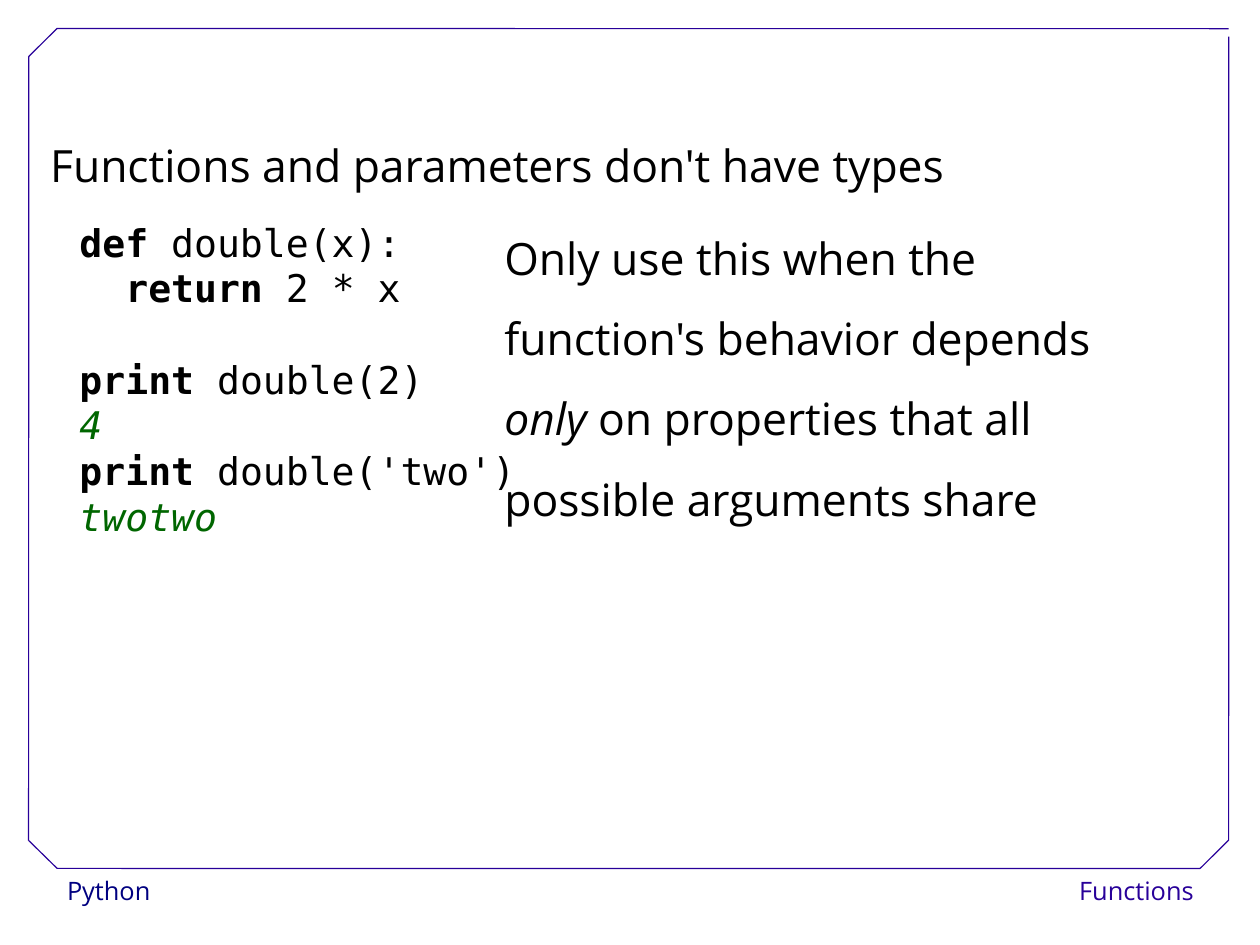
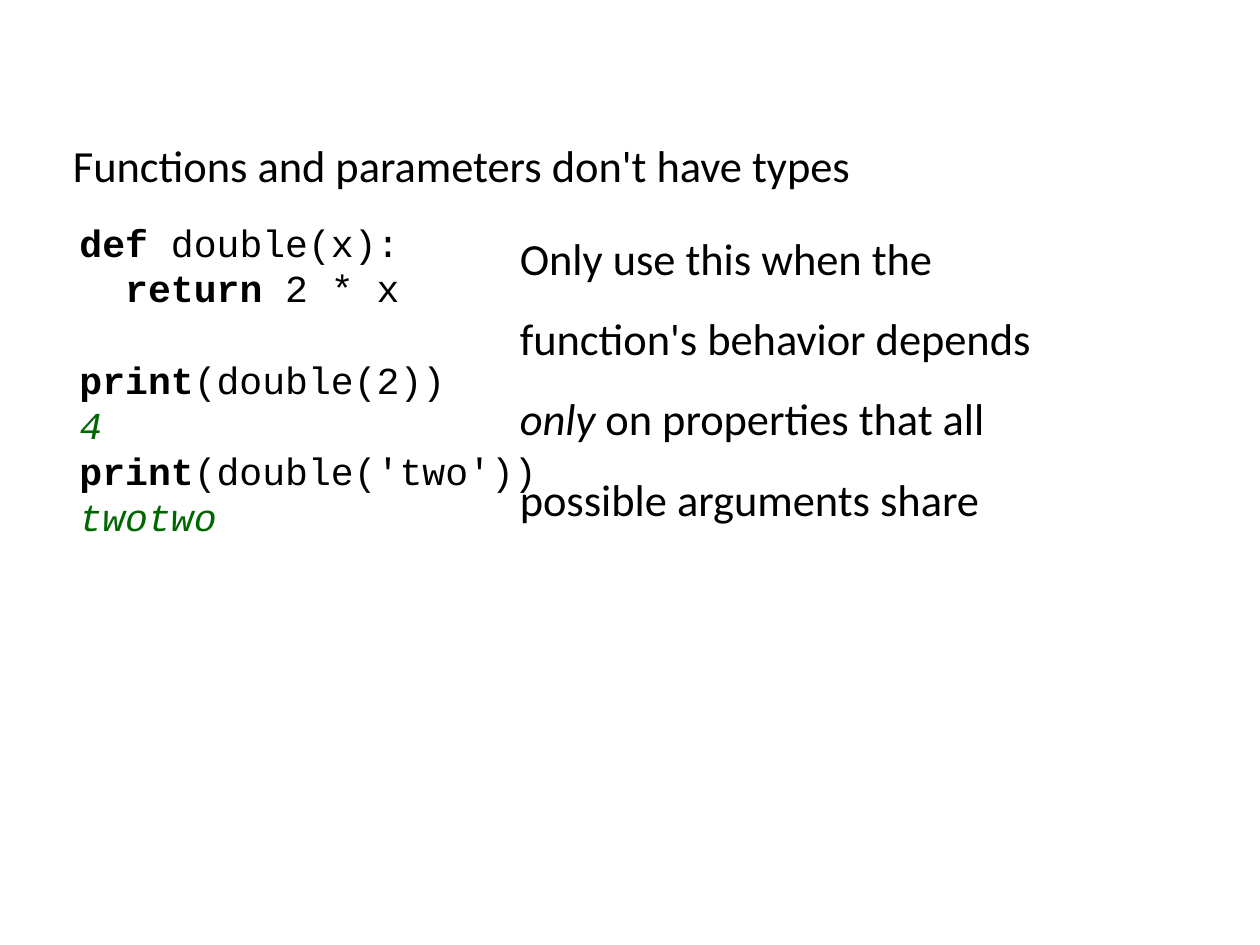
Before and after one commit to ncasuk/ncas-isc, a slide deck: slide 38 of python/presentations/learning_python/14_func.ppt. Drawn at 1260x945 pixels with LibreOffice and Linux fonts; fonts in the diff are those of the drawing; background and template pictures are left out. Boxes give left, top, right and bottom in pixels: in the first picture for what was removed or moved away, otherwise in the second. Text is boxed around its words. In the diff, an @@ line names an element or a change of style, - is before the commit and + after.

Commit message:
Updated and changed learning_python13-16

```diff
--- a/python/presentations/learning_python/14_func.ppt
+++ b/python/presentations/learning_python/14_func.ppt
@@ text "Functions and parameters don't have ..." at (x1=73, y1=151, x2=850, y2=190): font Open Sans to Calibri @@
@@ text "Functions and parameters don't have ..." moved from (x1=50, y1=148, x2=944, y2=193) to (x1=73, y1=151, x2=850, y2=190) @@
@@ text "Only use this when the" moved from (x1=504, y1=241, x2=1091, y2=527) to (x1=520, y1=244, x2=1031, y2=524) @@
@@ text "Only use this when the" at (x1=520, y1=244, x2=1031, y2=524): font Open Sans to Calibri @@
@@ text at (x1=79, y1=229, x2=400, y2=532): font DejaVu Sans Mono to Courier New in "def double(x):", "return 2 * x", "4", "twotwo" @@
@@ text at (x1=79, y1=366, x2=445, y2=402): text changed; font DejaVu Sans Mono to Courier New @@
-print double(2)
+print(double(2))
@@ text at (x1=79, y1=458, x2=536, y2=496): text changed; font DejaVu Sans Mono to Courier New @@
-print double('two')
+print(double('two'))
@@ group removed at (x1=29, y1=29, x2=1229, y2=869): 7 lines @@
@@ text removed at (x1=67, y1=880, x2=150, y2=906) @@
-Python
@@ text removed at (x1=1079, y1=881, x2=1193, y2=901) @@
-Functions
```
Also in this commit, not shown: 46 other slides changed, 1 slide added, 1 slide removed, 4 other files.
